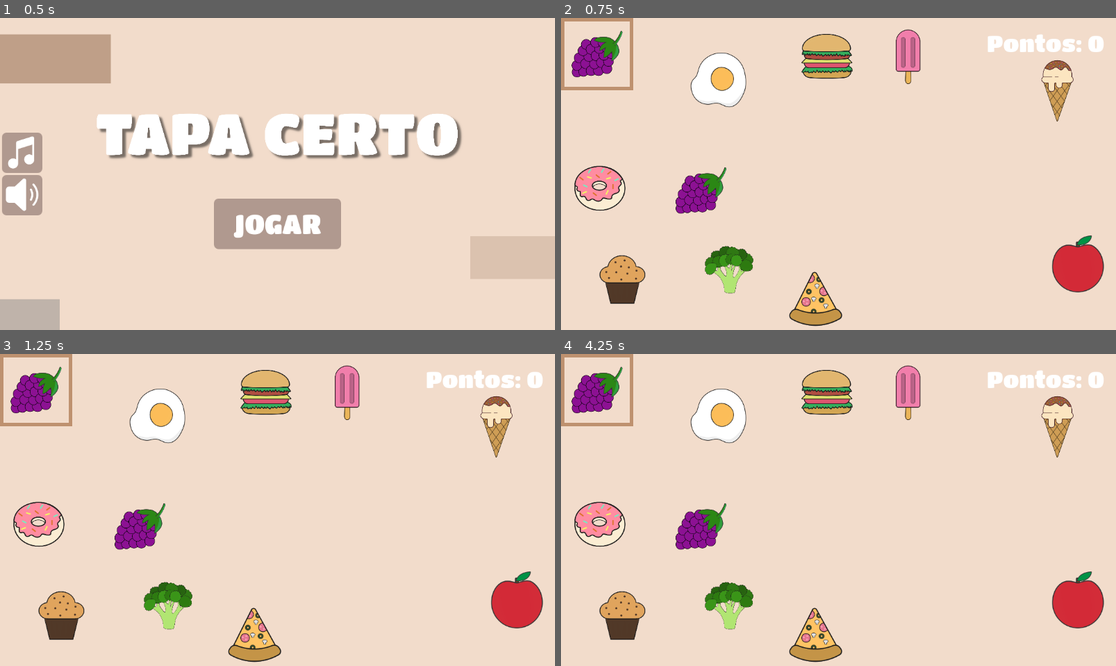
Above: before the commit, frames 1-4 (two rows, left to right).
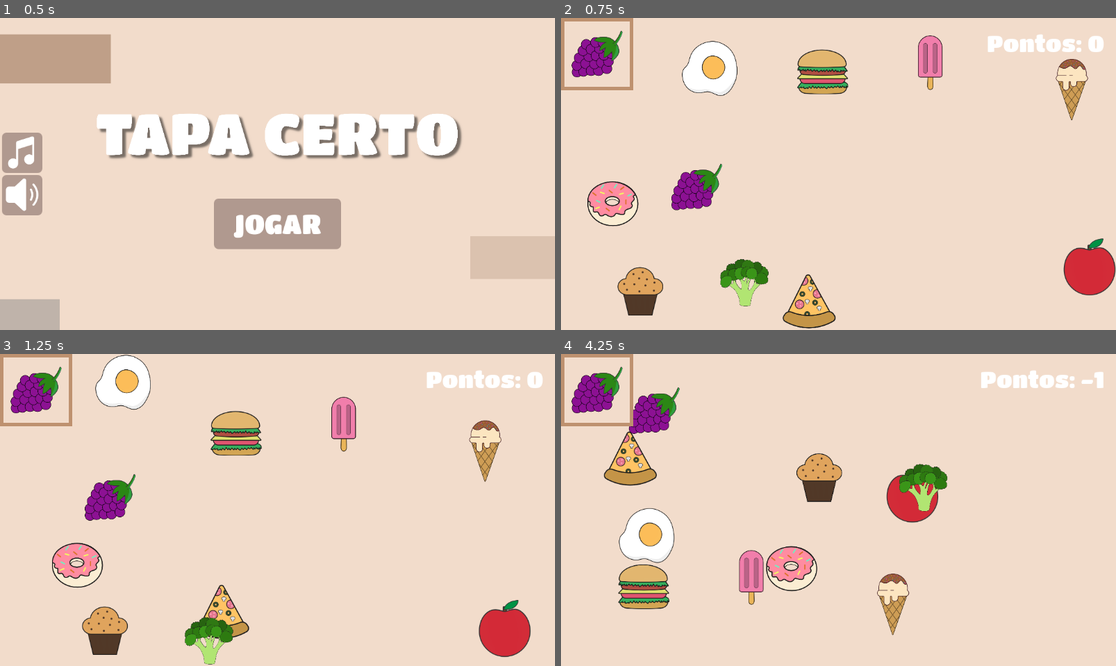
Above: after the commit, the same moments.

Repository: Frankl1sales/Course-Start-Godot
Game: Godot game, scene res://UI/tela_inicial_teste.tscn
Two runs of this game, one before a commit and one after it. Both use one fixed random seed, a clock stepped at 60 frames per second and the inputs below.
Inputs (mouse positions are in pixels of both pictures, inside the frame that each line leads up to):
- Up to frame 1 (0.5 s): no input
- Up to frame 2 (0.75 s): click "JOGAR" at 0.5 s
- Up to frame 3 (1.25 s): no input
- Up to frame 4 (4.25 s): move the mouse to (894, 366) at 1.27 s; click (894, 366) at 1.42 s; move the mouse to (705, 581) at 2.02 s; click (705, 581) at 2.17 s; move the mouse to (599, 591) at 2.77 s; click (599, 591) at 2.92 s; move the mouse to (1043, 394) at 3.52 s; click (1043, 394) at 3.67 s

Frame 1 is identical in both runs. In frame 2, 11% of the frame differs, in the area x 2-100%, y 3-100%; in frame 3, 17%; in frame 4, 18%, in the area x 2-98%, y 3-99%.

Commit message:
Corriga a geração do ruído azul
A geração de ruído azul não estava considerando o offset de meia célula,
fazendo com que o centro dos pontos gerados fossem no canto superior
esquerdo da célula e não o centro da célula em si. O problema foi ocluso
por um erro no offset da posição do alvo, que deveria ser a subtração da
metade do tamanho do alvo, mas era a soma.

Diff:
--- a/UI/tela_inicial_teste.gd
+++ b/UI/tela_inicial_teste.gd
@@ -113,4 +113,4 @@
 
 
 func _on_botão_jogar_pressed() -> void:
-	GameManager.iniciar_jogo(10, GameManager.PolíticasDeReposicionamento.TODOS, GameManager.VELOCIDADE_ZERO_PADRÃO)
+	GameManager.iniciar_jogo(10, GameManager.PolíticasDeReposicionamento.TODOS, GameManager.VELOCIDADE_LENTA_PADRÃO)
--- a/scenes/jogo_principal/jogo_principal.gd
+++ b/scenes/jogo_principal/jogo_principal.gd
@@ -250,11 +250,11 @@
 	if ocupar:
 		grid_de_alvos[coluna][linha] = alvo
 
-	var pos_x = coluna * tamanho_célula.x + rng.randf_range(-offset_máximo.x, offset_máximo.x)
-	var pos_y = linha * tamanho_célula.y + rng.randf_range(-offset_máximo.y, offset_máximo.y)
-
-	alvos_no_jogo[alvo].global_position = Vector2(pos_x + alvos_no_jogo[alvo].width * escala / 2,\
-												  pos_y + alvos_no_jogo[alvo].heigth * escala / 2)
+	var pos_x = coluna * tamanho_célula.x + tamanho_célula.x / 2 + rng.randf_range(-offset_máximo.x, offset_máximo.x)
+	var pos_y = linha * tamanho_célula.y + tamanho_célula.y / 2 + rng.randf_range(-offset_máximo.y, offset_máximo.y)
+
+	alvos_no_jogo[alvo].global_position = Vector2(pos_x - alvos_no_jogo[alvo].width * escala / 2,\
+												  pos_y - alvos_no_jogo[alvo].heigth * escala / 2)
 
 
 func spawnar_todos_os_alvos() -> void:
